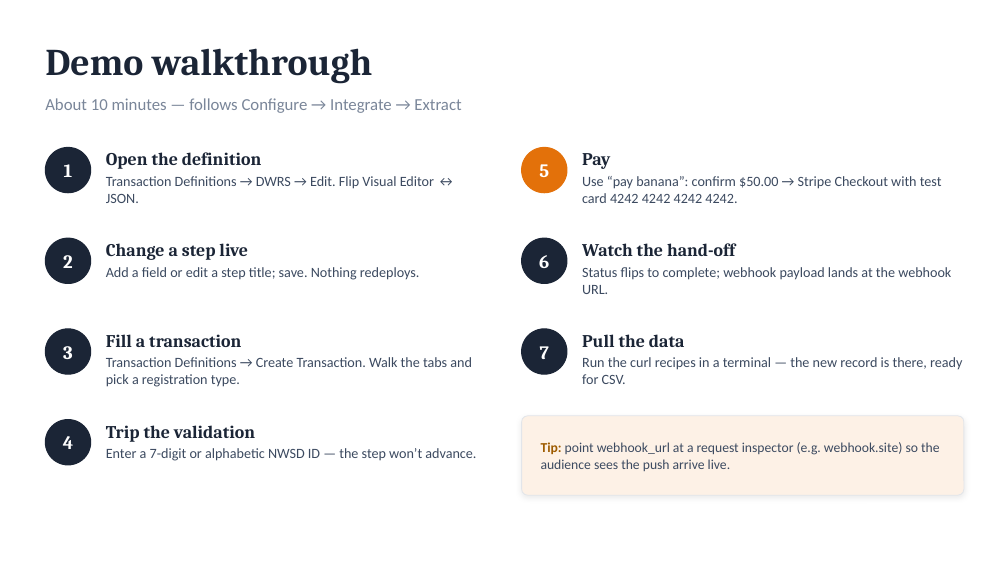
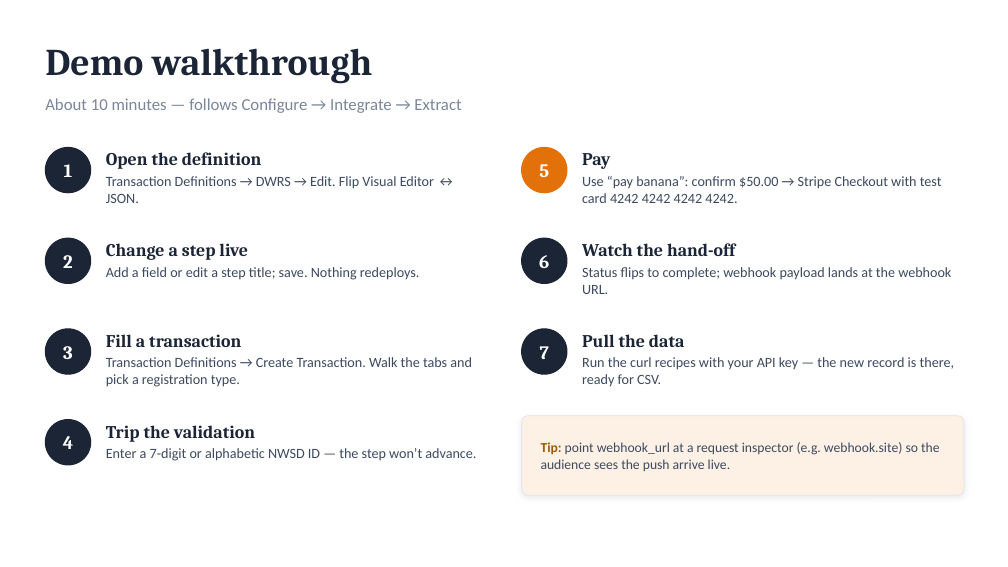
Before and after one commit to ideapod/dd-transactions, a slide deck: slide 19 of dd-transactions-demo.pptx (slide 14 before the commit). Drawn at 1008x567 pixels with LibreOffice and Linux fonts; fonts in the diff are those of the drawing. Boxes give left, top, right and bottom in pixels: in the first picture for what was removed or moved away, otherwise in the second. Text is boxed around its words. In the diff, an @@ line names an element or a change of style, - is before the commit and + after.

```diff
--- a/dd-transactions-demo.pptx
+++ b/dd-transactions-demo.pptx
@@ text at box(582, 357, 954, 386): text changed @@
-Run the curl recipes in a terminal — the new record is there, ready for CSV.
+Run the curl recipes with your API key — the new record is there, ready for CSV.
```
Also in this commit, not shown: 5 other slides changed, 5 slides added.
